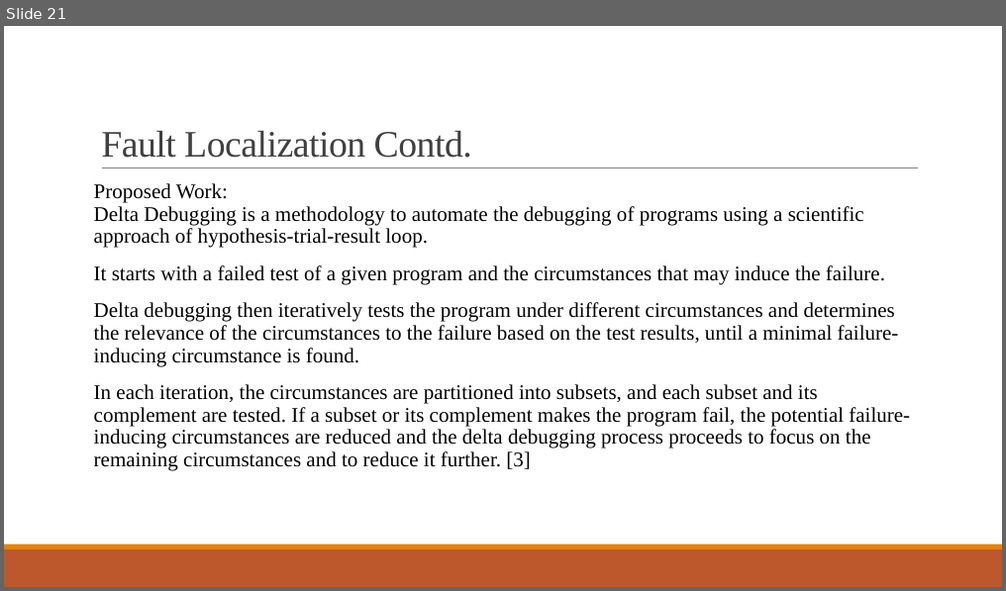
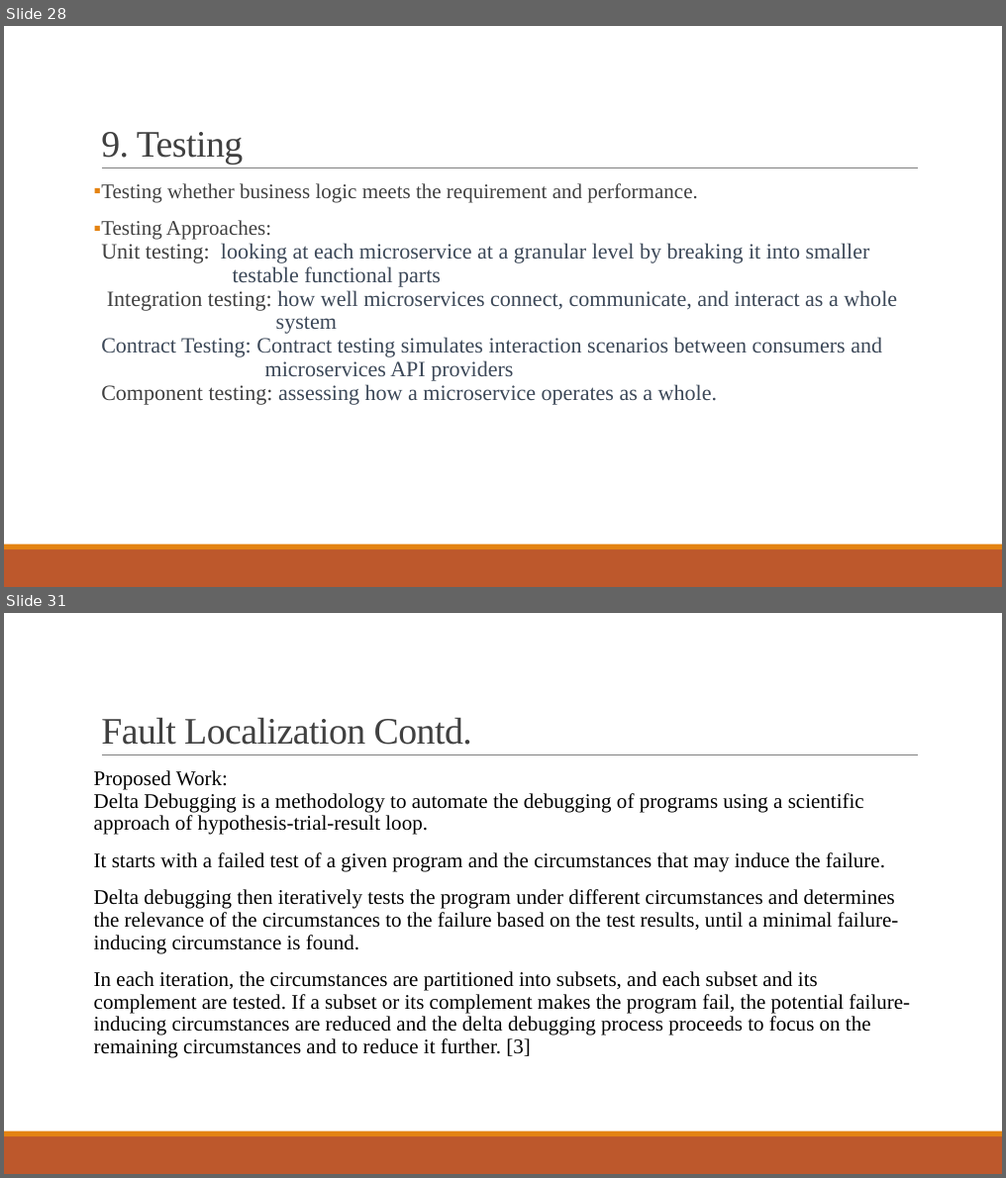
Before and after one commit to Ravishka123/Lectures_And_Talks, a slide deck: An Introduction to Microservices/An Introduction to Microservices.pptx. Shown one above the other, each under a label of ours: slide 21 before the commit, slides 28 and 31 after it; the slides between them are not shown. The pictures are 1006x591 and 1006x1178 pixels, drawn with LibreOffice and Linux fonts; fonts in the diff are those of the drawing. Boxes give left, top, right and bottom in pixels: in the first picture for what was removed or moved away, otherwise in the second. Text is boxed around its words. In the diff, an @@ line names an element or a change of style, - is before the commit and + after.

```diff
--- a/An Introduction to Microservices/An Introduction to Microservices.pptx
+++ b/An Introduction to Microservices/An Introduction to Microservices.pptx
@@ slide 28 added at [4,26,1002,587], background #FFFFFF; not listed: 3 template elements that a slide beside it also shows @@
@@ title added at [101,132,244,164], 36 pt, text #404040 @@
+9. Testing
@@ text added at [101,183,897,405], 21 pt, text #3C4858 @@
+▪ Testing whether business logic meets the requirement and performance.
+▪ Testing Approaches:
+  Unit testing: looking at each microservice at a granular level by breaking it into smaller
+  testable functional parts
+  Integration testing: how well microservices connect, communicate, and interact as a whole
+  system
+  Contract Testing: Contract testing simulates interaction scenarios between consumers and
+  microservices API providers
+  Component testing: assessing how a microservice operates as a whole.
@@ what was slide 21 is now slide 31 @@
```
Also in this commit, not shown: 12 slides changed, 11 other slides added, 1 slide removed, 1 other file.
